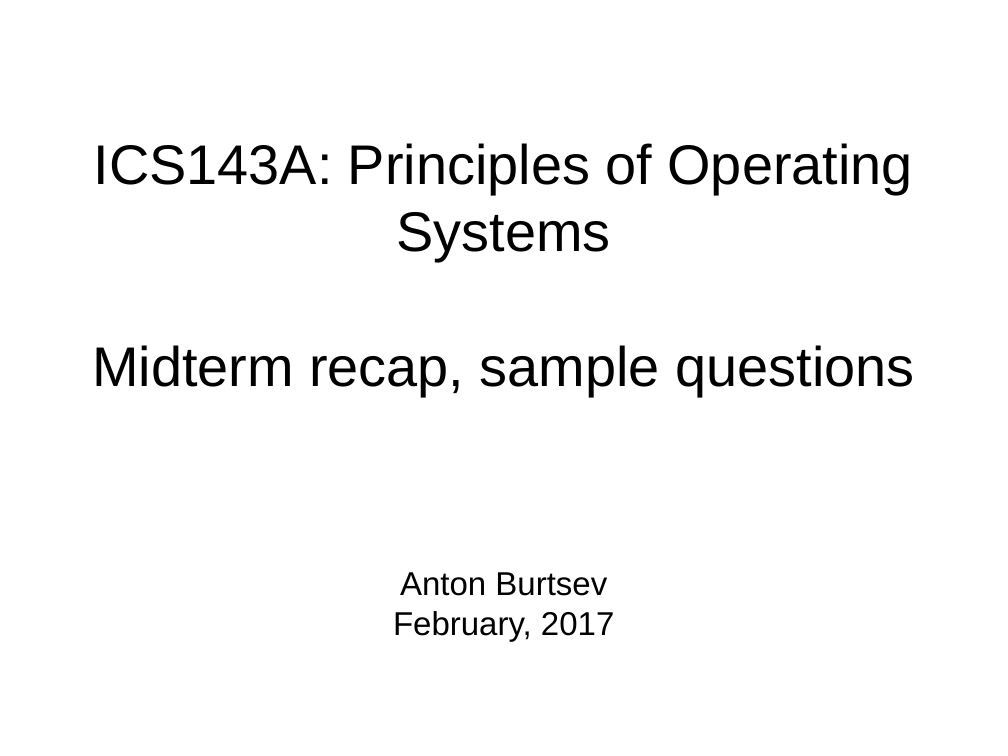
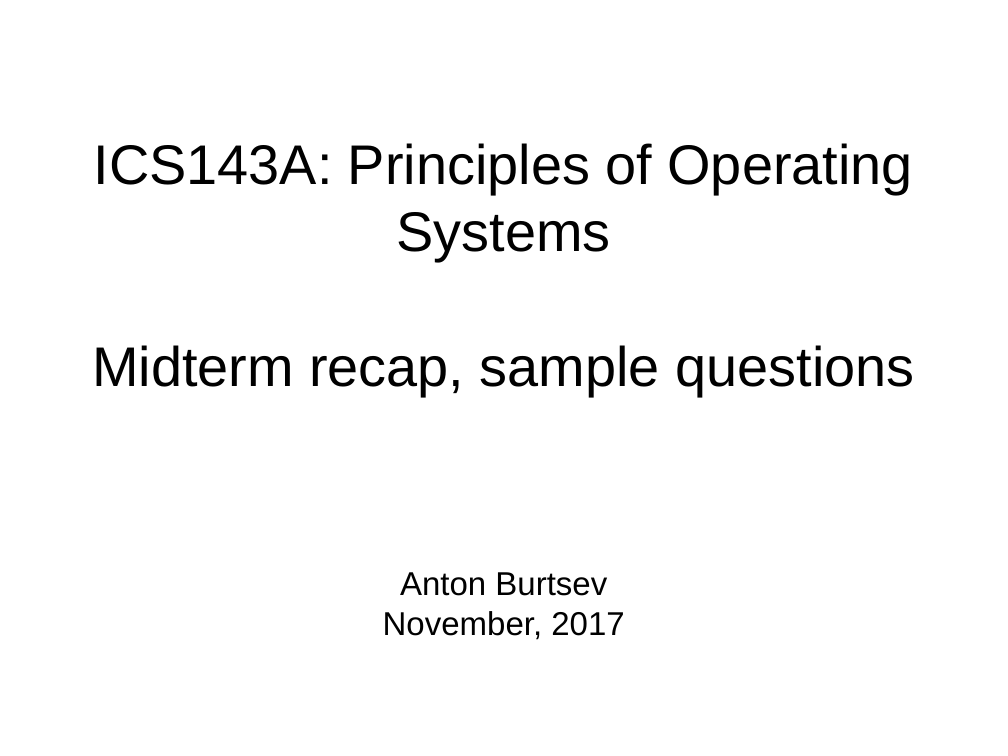
Before and after one commit to antonburtsev/cs5460, a slide deck: slide 1 of lectures/lecture-midterm-recap/lecture-midterm-recap.odp. Drawn at 1008x756 pixels with LibreOffice and Linux fonts; fonts in the diff are those of the drawing. Boxes give left, top, right and bottom in pixels: in the first picture for what was removed or moved away, otherwise in the second. Text is boxed around its words. In the diff, an @@ line names an element or a change of style, - is before the commit and + after.

Commit message:
Working on the midterm

```diff
--- a/lectures/lecture-midterm-recap/lecture-midterm-recap.odp
+++ b/lectures/lecture-midterm-recap/lecture-midterm-recap.odp
@@ subtitle at (x1=383, y1=611, x2=624, y2=640): text changed @@
-February, 2017
+November, 2017
```
Also in this commit, not shown: 2 slides removed, 4 other files.
